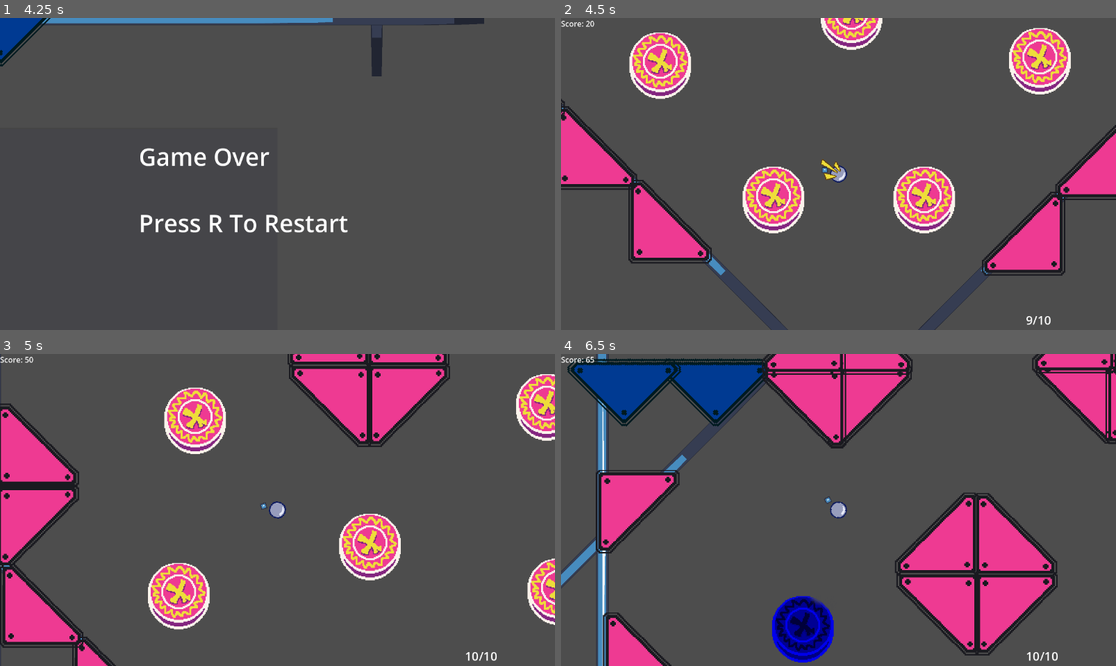
Above: before the commit, frames 1-4 (two rows, left to right).
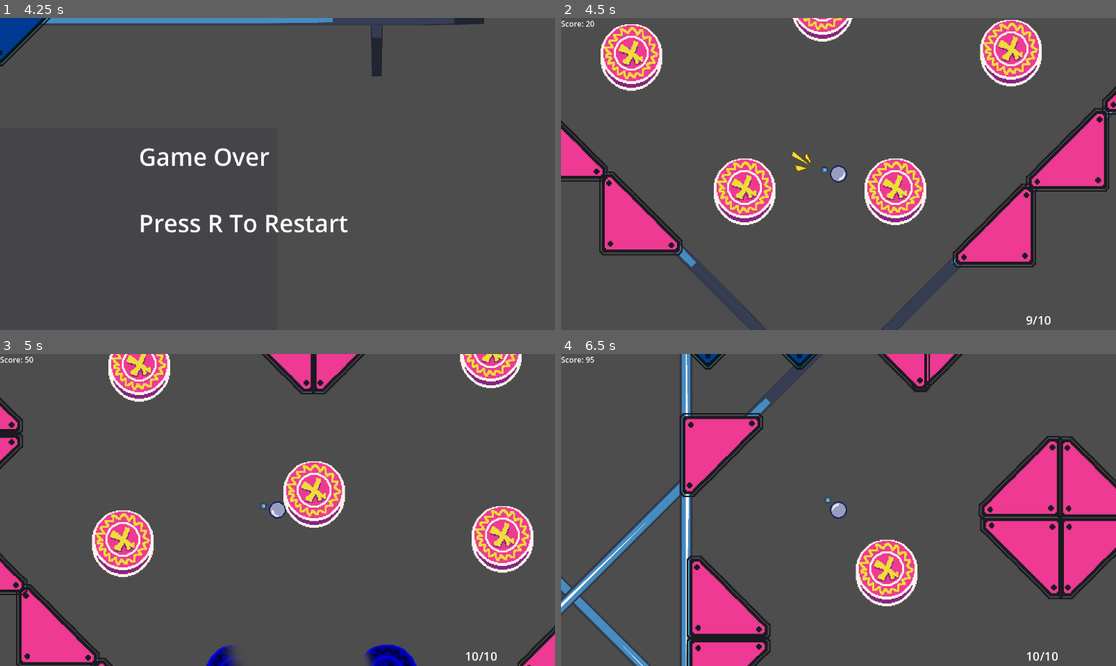
Above: after the commit, the same moments.

Repository: HjalteTagmose/Winball
Game: Godot game, scene res://scenes/main.tscn
Same seed, same stepped clock (60 frames per second), same inputs: the game is played once before the commit and once after it. The engine's default icon, where the game draws it, is replaced by a stand-in: a white triangle on a blue panel in a dark square.
Inputs (mouse positions are in pixels of both pictures, inside the frame that each line leads up to):
- Up to frame 1 (4.25 s): tap Enter (ui_accept) at 0.5, 0.77, 1.52, 3.02, 3.77 s; move the mouse to (510, 320) at 0.52 s; tap S (aim_down) at 0.6 s; move the mouse to (49, 27) at 1.27 s; tap A (aim_left) at 1.35 s; move the mouse to (333, 105) at 2.02 s; tap D (aim_right) at 2.1 s; move the mouse to (249, 236) at 2.77 s; tap W (aim_up) at 2.85 s; move the mouse to (444, 220) at 3.52 s; tap P (force_gameover) at 3.6 s
- Up to frame 2 (4.5 s): tap R (restart_game) at 4.25 s; move the mouse to (672, 127) at 4.27 s; tap Space (launch) at 4.35 s
- Up to frame 3 (5 s): tap Enter (ui_accept) at 4.52 s
- Up to frame 4 (6.5 s): move the mouse to (866, 510) at 5.02 s; tap S (aim_down) at 5.1 s; move the mouse to (755, 432) at 5.77 s; tap A (aim_left) at 5.85 s; tap Enter (ui_accept) at 6.02 s

Frame 1 is identical in both runs. In frame 2, 24% of the frame differs, in the area x 0-100%, y 0-100%; in frame 3, 29%; in frame 4, 45%.

Commit message:
Testing room 2

Diff:
--- a/prefabs/Rooms/room_1.tscn
+++ b/prefabs/Rooms/room_1.tscn
@@ -8,6 +8,7 @@
 [ext_resource type="PackedScene" uid="uid://c5clxm8i6clwg" path="res://prefabs/Room props/Bumpers/bumper_diamond_ammo.tscn" id="7_3xq05"]
 [ext_resource type="PackedScene" uid="uid://b54fnp64tfkvf" path="res://prefabs/Room props/slide.tscn" id="7_x47p5"]
 [ext_resource type="PackedScene" uid="uid://bf3jqmlffoqv" path="res://prefabs/Room props/Bumpers/bumper_triangle_ammo.tscn" id="8_pphsx"]
+[ext_resource type="PackedScene" uid="uid://bsr6u6y0m5y0t" path="res://prefabs/Room props/Bumpers/bumper_flipper_ammo.tscn" id="9_cjjgn"]
 [ext_resource type="PackedScene" uid="uid://do5hdn7w0evwi" path="res://prefabs/Room props/lock_zone.tscn" id="9_efx1w"]
 [ext_resource type="PackedScene" uid="uid://dty1lc8lqyalq" path="res://prefabs/Room props/speed_sticker.tscn" id="10_6b7fw"]
 [ext_resource type="PackedScene" uid="uid://da4jw8s8ebsdu" path="res://prefabs/Room props/score_light.tscn" id="11_nnufr"]
@@ -28,15 +29,23 @@
 [node name="Wall_Right" parent="Walls" instance=ExtResource("2_qropx")]
 position = Vector2(781, -892)
 
+[node name="Wall_Right2" parent="Walls" instance=ExtResource("2_qropx")]
+position = Vector2(-1018, -892)
+
 [node name="Wall_RightBottom" parent="Walls" instance=ExtResource("2_qropx")]
 position = Vector2(526, -71)
 rotation = 0.0
 scale = Vector2(1.63728, 6.73875)
 
 [node name="Wall_LeftBottom" parent="Walls" instance=ExtResource("2_qropx")]
-position = Vector2(-526, -71)
+position = Vector2(-654, -49)
 rotation = 0.0
-scale = Vector2(1.63728, 6.73875)
+scale = Vector2(2.39728, 4.85875)
+
+[node name="Wall_LeftBottom2" parent="Walls" instance=ExtResource("2_qropx")]
+position = Vector2(-900, -236)
+rotation = 0.0
+scale = Vector2(1.05477, 11.8002)
 
 [node name="TopWall" type="Node2D" parent="Walls"]
 position = Vector2(0, -1645)
@@ -114,46 +123,80 @@
 [node name="CornerSquares" type="Node2D" parent="Props"]
 
 [node name="FlatBumper Walls9" parent="Props/CornerSquares" instance=ExtResource("5_dnc6s")]
-position = Vector2(-200, -500)
+position = Vector2(-200, -1049)
 rotation = 0.000135183
 
 [node name="FlatBumper Walls10" parent="Props/CornerSquares" instance=ExtResource("5_dnc6s")]
-position = Vector2(200, -500)
+position = Vector2(200, -1049)
 rotation = -1.57066
 
-[node name="CircleBumpers" type="Node2D" parent="Props"]
-
 [node name="WallCorners" type="Node2D" parent="Props"]
 
 [node name="FlatBumper Walls11" parent="Props/WallCorners" instance=ExtResource("5_dnc6s")]
-position = Vector2(81, -729)
+position = Vector2(81, -1278)
 rotation = 1.5708
 
 [node name="FlatBumper Walls12" parent="Props/WallCorners" instance=ExtResource("5_dnc6s")]
-position = Vector2(-79, -728)
+position = Vector2(-79, -1277)
 rotation = 3.14159
 
 [node name="Slide" parent="Props" instance=ExtResource("7_x47p5")]
-position = Vector2(-717, -207)
-points = PackedVector2Array(0, 0, -369, -45, -418, -354, -551, -518, -647, -583, -622, -660, -511, -645, -640, -441, -492, -307, -200, -418)
+position = Vector2(-502, -139)
+points = PackedVector2Array(0, 0, -17, 99, -230, 86, -363, 27, -455, -24, -373, -156, -274, -120, -292, -19, -395, -32, -465, -127, -445, -300)
 
 [node name="AmmoBumpers" type="Node2D" parent="Props"]
 
 [node name="AmmoBumper" parent="Props/AmmoBumpers" instance=ExtResource("7_3xq05")]
-position = Vector2(-19, -326)
+position = Vector2(0, -778)
 
 [node name="AmmoBumper_Diamond" parent="Props/AmmoBumpers" instance=ExtResource("8_pphsx")]
 position = Vector2(697, -499)
 
+[node name="AmmoBumper_Diamond2" parent="Props/AmmoBumpers" instance=ExtResource("8_pphsx")]
+position = Vector2(-939, -601)
+scale = Vector2(-2, 2)
+
+[node name="FlipperAmmoBumper" parent="Props/AmmoBumpers" instance=ExtResource("9_cjjgn")]
+position = Vector2(-345, -249)
+
+[node name="FlipperAmmoBumper2" parent="Props/AmmoBumpers" instance=ExtResource("9_cjjgn")]
+position = Vector2(-660, -242)
+scale = Vector2(-2, 2)
+
+[node name="AmmoBumper2" parent="Props/AmmoBumpers" instance=ExtResource("12_esbdh")]
+position = Vector2(-503, -416)
+scale = Vector2(1, 1)
+
+[node name="AmmoBumper7" parent="Props/AmmoBumpers" instance=ExtResource("12_esbdh")]
+position = Vector2(-546, -524)
+scale = Vector2(1, 1)
+
+[node name="AmmoBumper8" parent="Props/AmmoBumpers" instance=ExtResource("12_esbdh")]
+position = Vector2(-667, -450)
+scale = Vector2(1, 1)
+
+[node name="AmmoBumper3" parent="Props/AmmoBumpers" instance=ExtResource("12_esbdh")]
+position = Vector2(-609, -342)
+scale = Vector2(1, 1)
+
+[node name="AmmoBumper4" parent="Props/AmmoBumpers" instance=ExtResource("12_esbdh")]
+position = Vector2(-502, -240)
+scale = Vector2(1, 1)
+
+[node name="AmmoBumper5" parent="Props/AmmoBumpers" instance=ExtResource("12_esbdh")]
+position = Vector2(-400, -325)
+scale = Vector2(1, 1)
+
+[node name="AmmoBumper6" parent="Props/AmmoBumpers" instance=ExtResource("12_esbdh")]
+position = Vector2(-384, -466)
+scale = Vector2(1, 1)
+
 [node name="LockZone" parent="." instance=ExtResource("9_efx1w")]
 position = Vector2(-435, -1256)
 
 [node name="Speed Sticker" parent="." instance=ExtResource("10_6b7fw")]
-position = Vector2(-27, -1518)
+position = Vector2(509, -1256)
 rotation = -4.28827
 
 [node name="ScoreLightRoot" parent="." instance=ExtResource("11_nnufr")]
-position = Vector2(-441, -837)
-
-[node name="AmmoBumper" parent="." instance=ExtResource("12_esbdh")]
-position = Vector2(-551, -398)
+position = Vector2(-660, -1521)
--- a/prefabs/Singeltons/global_node.tscn
+++ b/prefabs/Singeltons/global_node.tscn
@@ -6,5 +6,4 @@
 [node name="GlobalNode" type="Node"]
 script = ExtResource("1_a484y")
 gameplay_scene = ExtResource("2_tlasj")
-player_direction = 1
 metadata/_custom_type_script = "uid://be4h7kuufm7dl"
Not shown: 2 places in prefabs/Room props/Bumpers/bumper_circle_ammo.tscn that only renumber resources
Not shown: 2 places in prefabs/Room props/Bumpers/bumper_diamond_ammo.tscn that only renumber resources
Not shown: 2 places in prefabs/Room props/Bumpers/bumper_triangle_ammo.tscn that only renumber resources
Not shown: 1 places in prefabs/Rooms/room_1.tscn that only renumber resources
